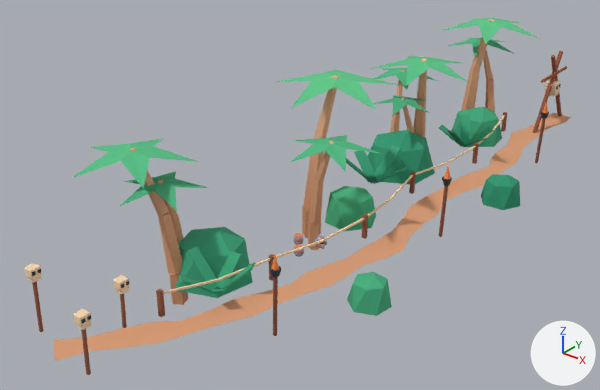
The glTF model public/assets/toycar/set-skull-trail-lite.glb as it was, and as the next commit left it.
Before and after are seen from a camera (50 mm lens) standing at (13.1, -22.7, 13.6) and looking at (-3.9, -1.5, 0.4). The axes (+X, +Y, +Z) are drawn at lower right. The lights are the same throughout. The picture after the commit comes second. Where no turn or scale is listed for an object, it has been applied to the vertices. Vertices at exactly the same position are counted once.

The first picture shows 'anim_drape+sway:a=x:d=3:p=3.2#d', 'anim_drape+sway:a=x:d=3:p=4.1#b', 'anim_drape+sway:a=z:d=3:p=3.8#a', 'anim_drape+sway:a=z:d=3:p=4.4#c', 'drape_floor', 'drape_trail' and 2 more.
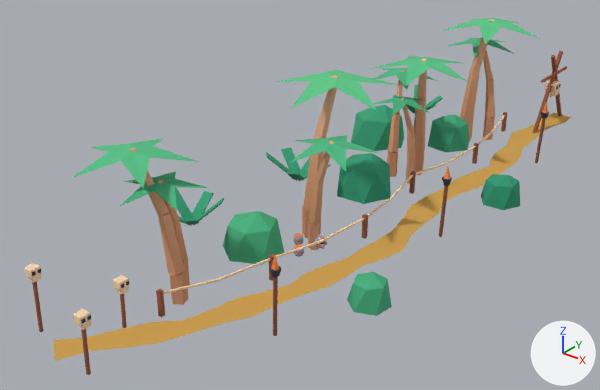
Changed parts and their boxes [x1, y1, x2, y2] in the pictures (600 x 390 px; the box of a moved part takes in the faces that stretch with it):
part 1 of me_drape_floor, surface changed
    both: [53, 113, 571, 361]
part 2 of me_drape_trail, moved or reshaped
    before: [463, 138, 487, 147]
    after: [426, 105, 436, 111]
part 3 of me_drape_trail, moved or reshaped (mostly hidden afterwards)
    before: [448, 130, 468, 147]
    after: [406, 104, 415, 112]
part 4 of me_drape_trail, moved or reshaped (not visible afterwards)
    before: [439, 125, 462, 147]
part 5 of me_drape_trail, moved or reshaped (mostly hidden afterwards)
    before: [460, 115, 470, 144]
    after: [414, 85, 418, 109]
part 6 of me_drape_trail, moved or reshaped
    before: [467, 126, 494, 147]
    after: [426, 95, 443, 107]
part 7 of me_drape_trail, moved or reshaped
    before: [365, 175, 379, 183]
    after: [287, 172, 304, 180]
part 8 of me_drape_trail, moved or reshaped
    before: [346, 158, 373, 184]
    after: [266, 152, 297, 181]
part 9 of me_drape_trail, moved or reshaped
    before: [354, 151, 375, 175]
    after: [281, 147, 301, 174]
part 10 of me_drape_trail, moved or reshaped (mostly hidden afterwards)
    before: [374, 145, 401, 179]
    after: [300, 157, 310, 179]
part 11 of me_drape_trail, moved or reshaped
    before: [374, 167, 407, 184]
    after: [299, 164, 331, 181]
part 12 of me_drape_trail, moved or reshaped
    before: [178, 275, 217, 294]
    after: [178, 216, 192, 226]
part 13 of me_drape_trail, moved or reshaped
    before: [187, 247, 218, 288]
    after: [175, 187, 193, 220]
part 14 of me_drape_trail, moved or reshaped
    before: [217, 252, 242, 288]
    after: [192, 191, 214, 223]
part 15 of me_drape_trail, moved or reshaped
    before: [218, 262, 255, 294]
    after: [193, 198, 224, 225]
part 16 of me_drape_trail, moved or reshaped
    before: [212, 289, 226, 292]
    after: [187, 219, 198, 225]
part 17 of me_drape_trail, moved or reshaped
    before: [325, 130, 435, 231]
    after: [223, 153, 391, 265]
part 18 of me_drape_trail, moved or reshaped
    before: [449, 107, 502, 147]
    after: [428, 115, 469, 152]
part 19 of me_drape_trail, moved or reshaped
    before: [176, 227, 253, 298]
    after: [351, 105, 404, 151]

The change in detail:
me_drape_floor has 62 vertices, 60 faces and spans x -4.0..0.8, y -12.8..13.5, z 0.0.
me_drape_floor is used by ob_drape_floor; location (0.0, 0.0, 0.0).
me_drape_floor part 1: texture (UV) coordinates of 60 of 60 faces, centred in x -3.5..0.4, y -12.2..13.2, z 0.0, changed; they spanned u 0.97..0.97, v 0.11..0.11 and now span u 0.09..0.09, v 0.9..0.9.
me_drape_trail is used by ob_drape_trail; location (-0.3, 12.52, 1.55).
me_drape_trail had 1078 vertices, 1820 faces and spanned x -4.7..2.3, y -25.1..1.0, z -2.1..1.8.
me_drape_trail now has 1078 vertices, 1820 faces and spans x -6.9..2.3, y -25.1..1.0, z -2.1..1.8.
me_drape_trail part 2: the loose piece of 8 vertices spanning x -1.6..-0.5, y -5.9..-5.2, z -1.5..-0.7 is moved by (-3.7, 2.2, 0.0).
me_drape_trail part 3: the loose piece of 8 vertices spanning x -1.9..-1.4, y -6.5..-5.4, z -1.5..-0.5 is moved by (-3.7, 2.2, 0.0).
me_drape_trail part 4: the loose piece of 8 vertices spanning x -2.8..-1.6, y -5.8..-5.2, z -1.5..-0.7 is moved by (-3.7, 2.2, 0.0).
me_drape_trail part 5: the loose piece of 8 vertices spanning x -2.4..-1.5, y -5.4..-4.2, z -1.5..-0.5 is moved by (-3.7, 2.2, 0.0).
me_drape_trail part 6: the loose piece of 8 vertices spanning x -1.7..-0.7, y -5.4..-4.3, z -1.5..-0.7 is moved by (-3.7, 2.2, 0.0).
me_drape_trail part 7: the loose piece of 8 vertices spanning x -2.7..-1.8, y -11.9..-10.7, z -1.5..-0.7 is moved by (-2.4, -1.6, 0.0).
me_drape_trail part 8: the loose piece of 8 vertices spanning x -3.6..-2.5, y -11.8..-10.6, z -1.5..-0.4 is moved by (-2.4, -1.6, 0.0).
me_drape_trail part 9: the loose piece of 8 vertices spanning x -3.8..-2.6, y -10.9..-10.0, z -1.5..-0.7 is moved by (-2.4, -1.6, 0.0).
me_drape_trail part 10: the loose piece of 8 vertices spanning x -2.8..-2.2, y -10.7..-9.4, z -1.5..-0.4 is moved by (-2.4, -1.6, 0.0).
me_drape_trail part 11: the loose piece of 8 vertices spanning x -2.6..-1.3, y -10.9..-10.3, z -1.5..-0.7 is moved by (-2.4, -1.6, 0.0).
me_drape_trail part 12: the loose piece of 8 vertices spanning x -2.5..-1.8, y -21.2..-20.1, z -1.5..-0.7 is moved by (-3.7, 2.6, 0.0).
me_drape_trail part 13: the loose piece of 8 vertices spanning x -3.1..-1.9, y -20.3..-19.8, z -1.5..-0.5 is moved by (-3.7, 2.6, 0.0).
me_drape_trail part 14: the loose piece of 8 vertices spanning x -2.3..-1.7, y -20.1..-19.0, z -1.5..-0.7 is moved by (-3.7, 2.6, 0.0).
me_drape_trail part 15: the loose piece of 8 vertices spanning x -1.9..-0.8, y -20.3..-19.4, z -1.5..-0.5 is moved by (-3.7, 2.6, 0.0).
me_drape_trail part 16: the loose piece of 8 vertices spanning x -2.0..-0.9, y -21.0..-20.0, z -1.5..-0.7 is moved by (-3.7, 2.6, 0.0).
me_drape_trail part 17: 26 of 1078 vertices moved; they spanned x -4.4..-1.1, y -13.8..-6.6, z -2.1..-0.3 and now span x -4.4..-1.9, y -17.9..-9.5, z -2.1..-0.5; mean shift (-0.7, -3.2, 0.0); largest move (-1.5, -12.1, -2.1) -> (-3.5, -17.9, -2.1).
me_drape_trail part 18: 13 of 1078 vertices moved; they spanned x -3.4..-1.2, y -4.1..-1.7, z -2.1..-0.6 and now span x -3.9..-1.9, y -5.2..-3.4, z -2.1..-0.7; mean shift (-0.6, -1.4, 0.0); largest move (-1.4, -2.2, -2.1) -> (-1.9, -4.4, -2.1).
me_drape_trail part 19: 13 of 1078 vertices moved; they spanned x -4.6..-2.0, y -20.3..-17.5, z -2.1..-0.4 and now span x -6.9..-4.3, y -7.1..-4.8, z -2.1..-0.4; mean shift (-2.3, 13.0, 0.0); largest move (-2.2, -19.8, -2.1) -> (-6.2, -4.8, -2.1).
Other edits to the shape of me_drape_trail do not show in these pictures.
